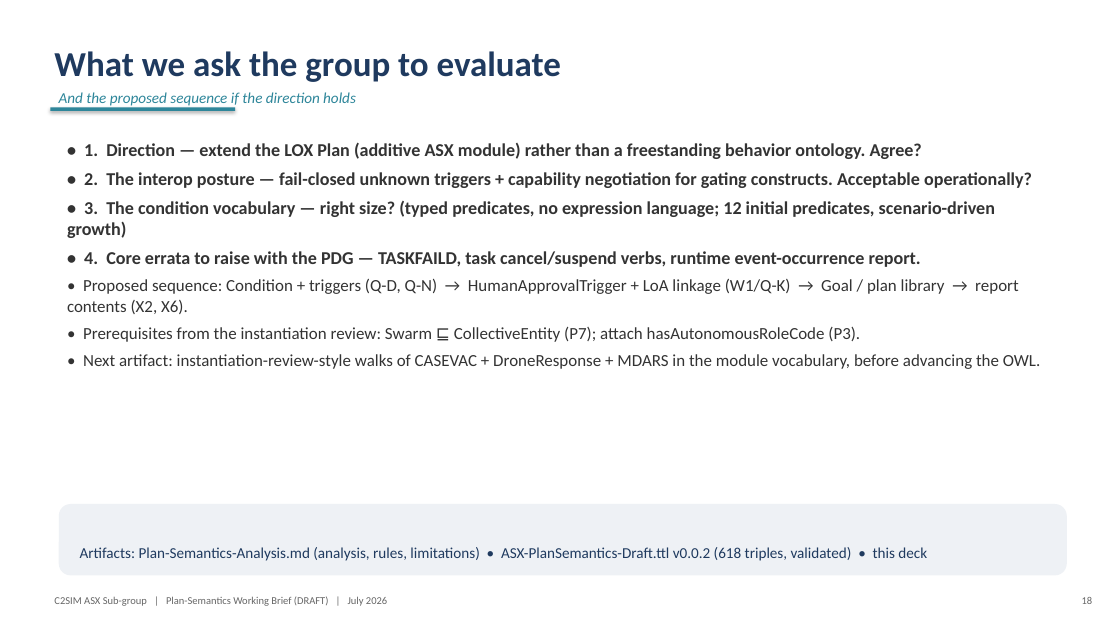
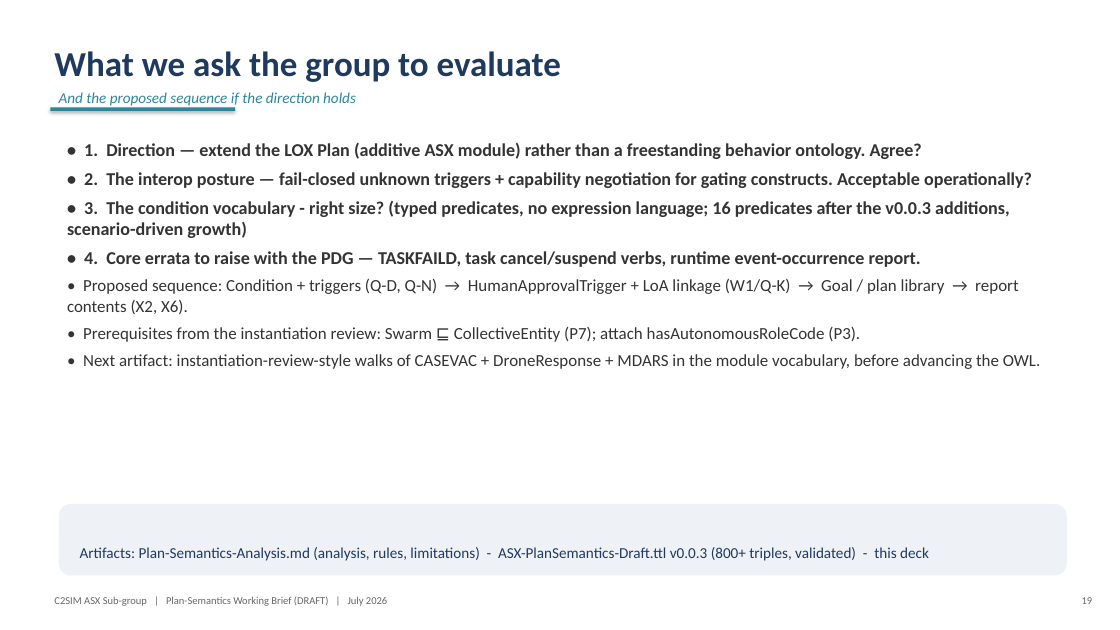
Before and after one commit to hyssostech/C2SIMArtifacts, a slide deck: slide 19 of Subgroups/ASX/Proposed Extension Working Materials/ASX-PlanSemantics-Briefing.pptx (slide 18 before the commit). Drawn at 1120x630 pixels with LibreOffice and Linux fonts; fonts in the diff are those of the drawing. Boxes give left, top, right and bottom in pixels: in the first picture for what was removed or moved away, otherwise in the second. Text is boxed around its words. In the diff, an @@ line names an element or a change of style, - is before the commit and + after.

```diff
--- a/Subgroups/ASX/Proposed Extension Working Materials/ASX-PlanSemantics-Briefing.pptx
+++ b/Subgroups/ASX/Proposed Extension Working Materials/ASX-PlanSemantics-Briefing.pptx
@@ text at box(67, 201, 1010, 238): text changed @@
-• 3. The condition vocabulary — right size? (typed predicates, no expression language; 12 initial predicates, scenario-driven growth)
+• 3. The condition vocabulary - right size? (typed predicates, no expression language; 16 predicates after the v0.0.3 additions, scenario-driven growth)
@@ text at box(80, 547, 929, 561): text changed @@
-Artifacts: Plan-Semantics-Analysis.md (analysis, rules, limitations) • ASX-PlanSemantics-Draft.ttl v0.0.2 (618 triples, validated) • this deck
+Artifacts: Plan-Semantics-Analysis.md (analysis, rules, limitations) - ASX-PlanSemantics-Draft.ttl v0.0.3 (800+ triples, validated) - this deck
```
Also in this commit, not shown: 3 other slides changed, 1 slide added, 11 other files.
